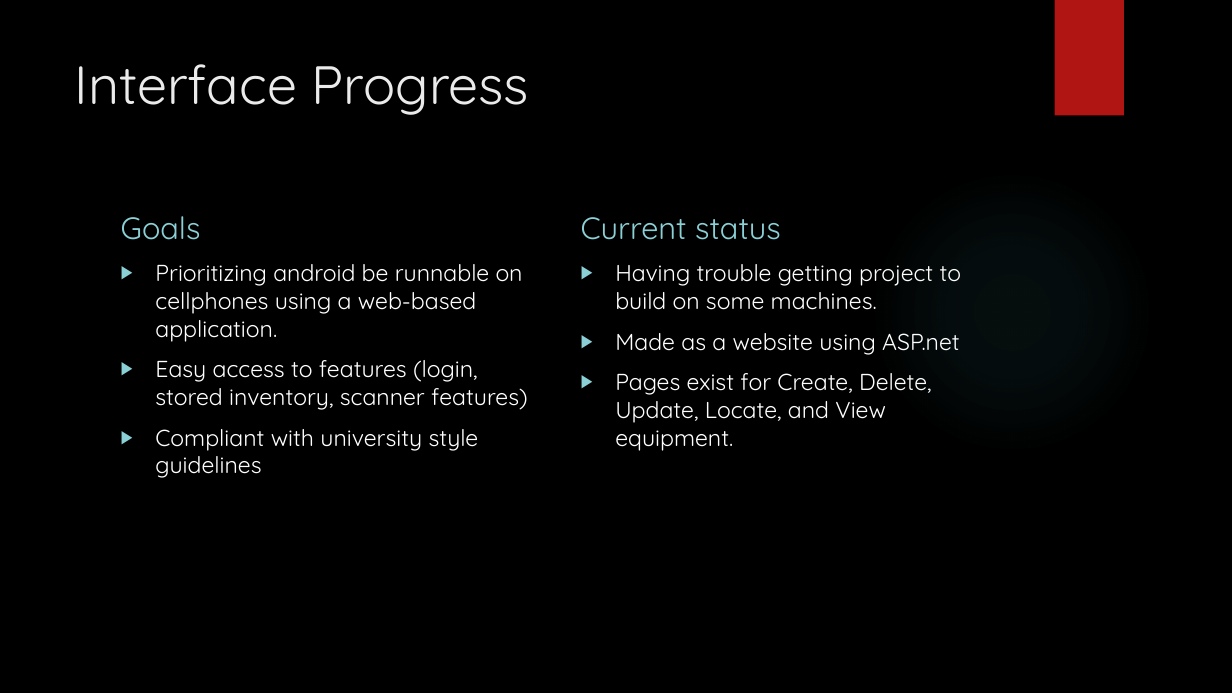
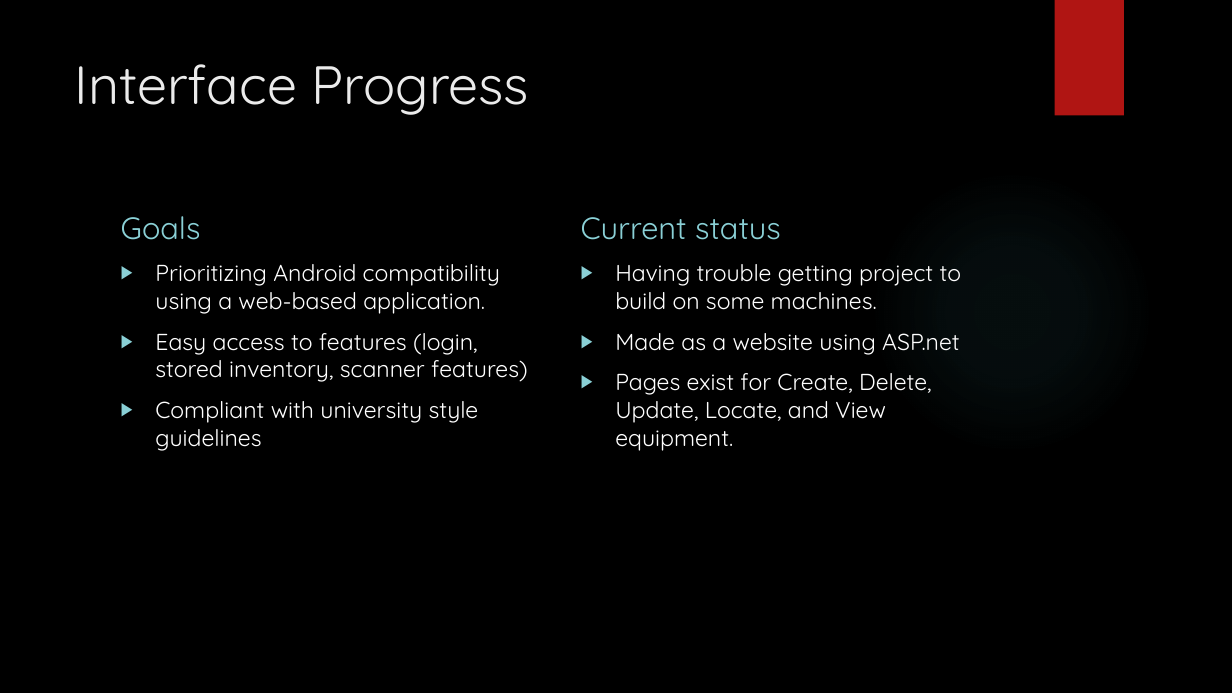
Before and after one commit to frozenNodak/InventoryManagement491, a slide deck: slide 3 of Inventory Management System midterm code review.pptx. Drawn at 1232x693 pixels with LibreOffice and Linux fonts; fonts in the diff are those of the drawing; background and template pictures are left out. Boxes give left, top, right and bottom in pixels: in the first picture for what was removed or moved away, otherwise in the second. Text is boxed around its words. In the diff, an @@ line names an element or a change of style, - is before the commit and + after.

```diff
--- a/Inventory Management System midterm code review.pptx
+++ b/Inventory Management System midterm code review.pptx
@@ text at [155, 264, 500, 314]: text changed @@
-▶ Prioritizing android be runnable on cellphones using a web-based application.
+▶ Prioritizing Android compatibility using a web-based application.
```
Also in this commit, not shown: 1 other slide changed, 3 slides added, 4 other files.
